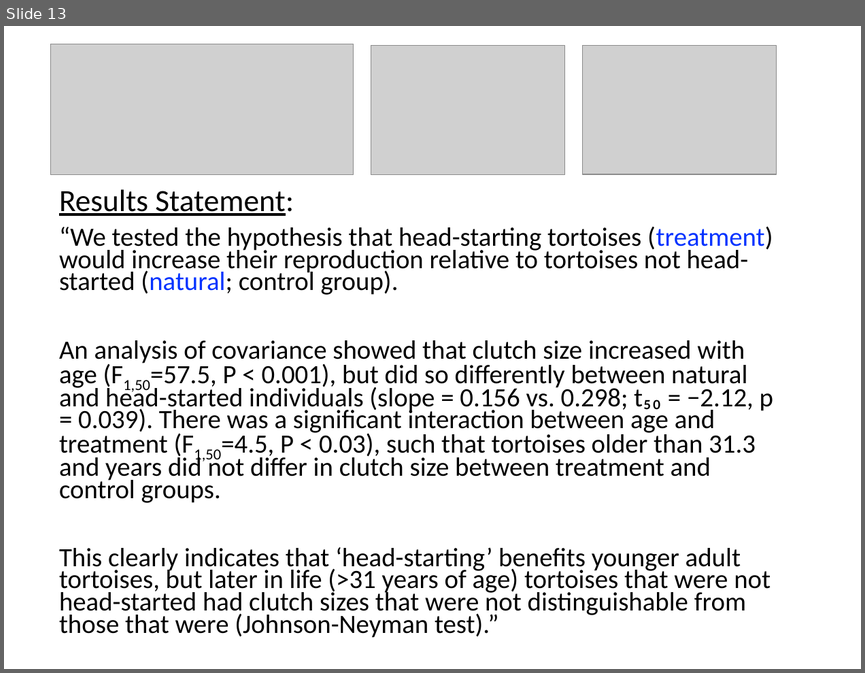
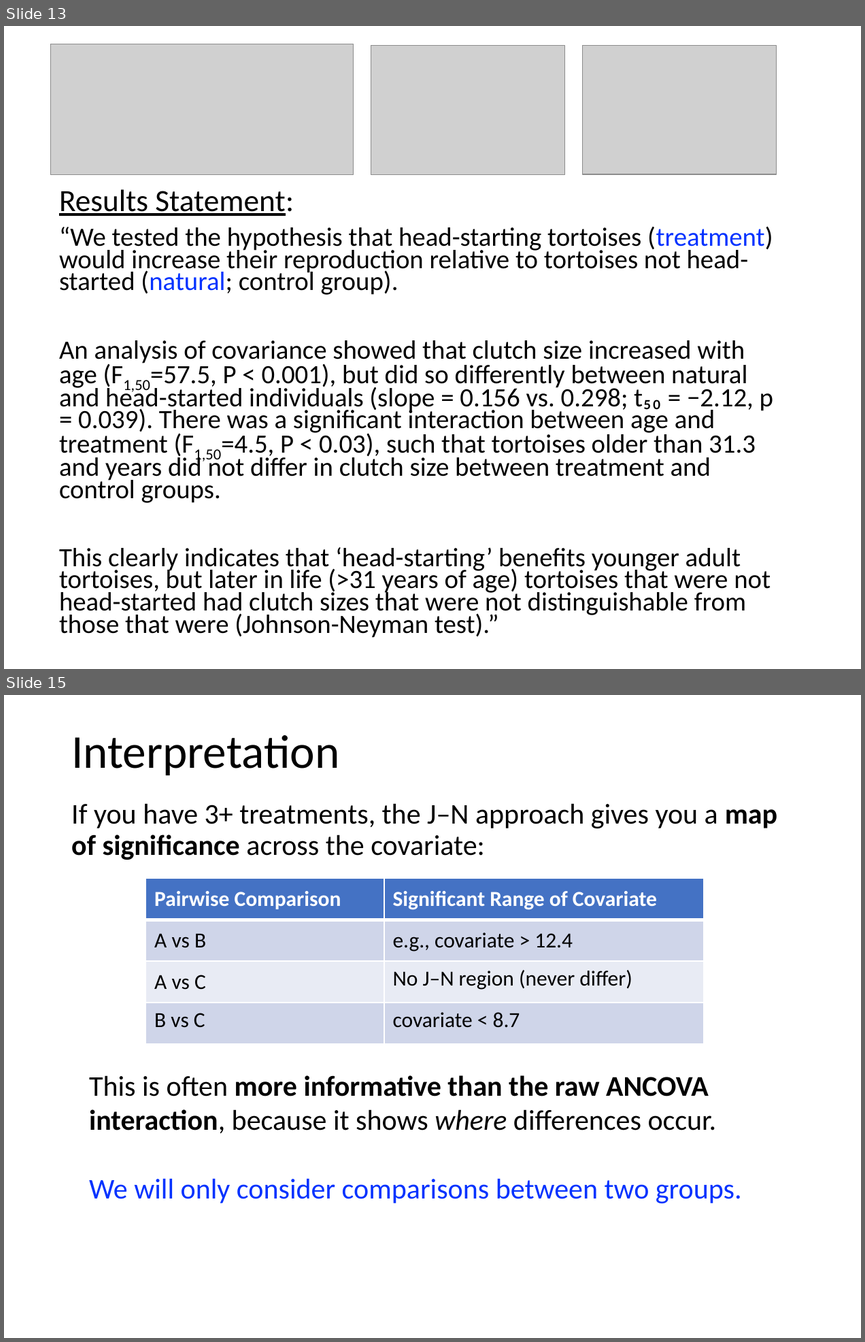
Before and after one commit to cmgienger/6-ANCOVA, a slide deck: 6-ANCOVA-separate-slopes.pptx. Shown one above the other, each under a label of ours: slide 13 before the commit, slides 13 and 15 after it; the slides between them are not shown. The pictures are 865x673 and 865x1342 pixels, drawn with LibreOffice and Linux fonts; fonts in the diff are those of the drawing; grey boxes stand for pictures. Boxes give left, top, right and bottom in pixels: in the first picture for what was removed or moved away, otherwise in the second. Text is boxed around its words. In the diff, an @@ line names an element or a change of style, - is before the commit and + after.

```diff
--- a/6-ANCOVA-separate-slopes.pptx
+++ b/6-ANCOVA-separate-slopes.pptx
@@ slide 15 added at [4, 695, 861, 1338], background #FFFFFF @@
@@ title added at [71, 735, 339, 776], 39.6 pt, text #000000 @@
+Interpretation
@@ text added at [71, 803, 777, 860], 24 pt, text #000000 @@
+If you have 3+ treatments, the J–N approach gives you a map of significance across the covariate:
@@ table added at [146, 879, 704, 1044], 4 rows, 2 columns @@
+Pairwise Comparison | Significant Range of Covariate
+A vs B | e.g., covariate > 12.4
+A vs C | No J–N region (never differ)
+B vs C | covariate < 8.7
@@ text added at [89, 1075, 742, 1204], 24 pt, text #000000 @@
+This is often more informative than the raw ANCOVA interaction, because it shows where differences occur.
+We will only consider comparisons between two groups.
```
Also in this commit, not shown: 1 slide changed, 2 other slides added, 1 slide removed, 1 other file.
